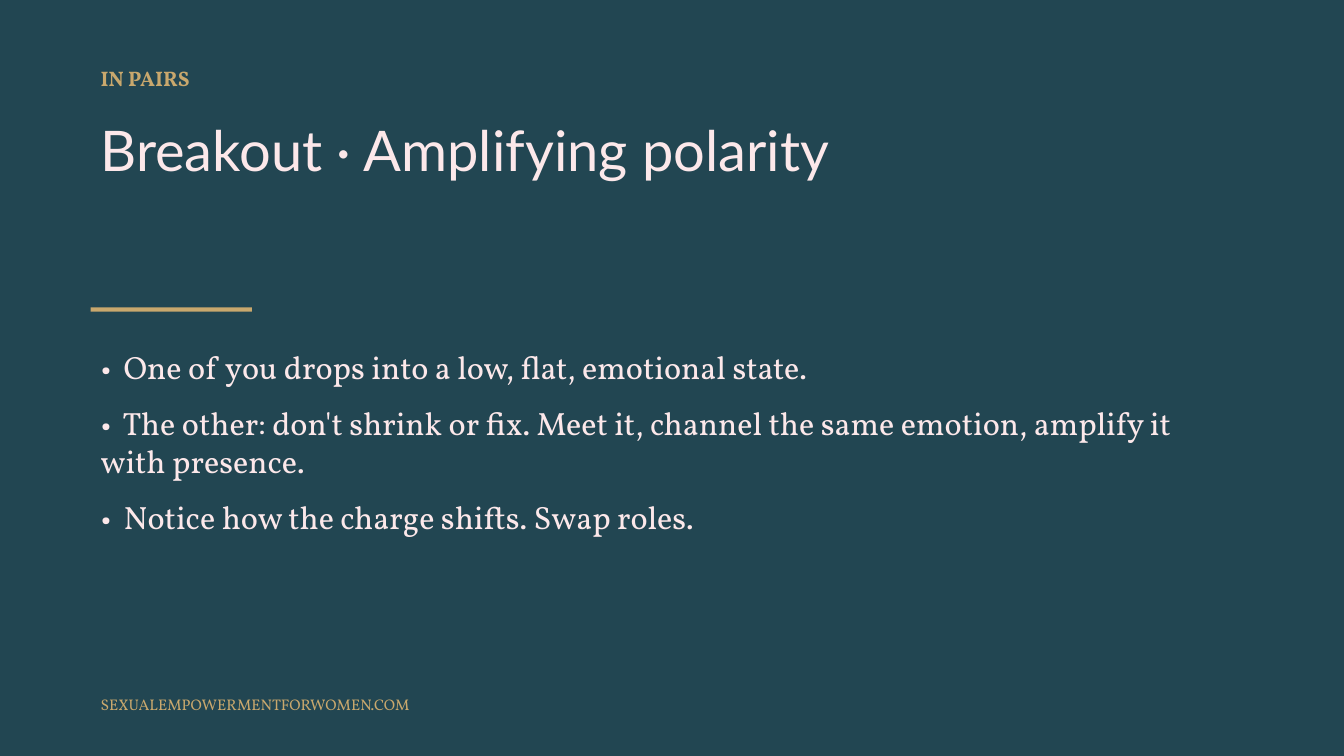
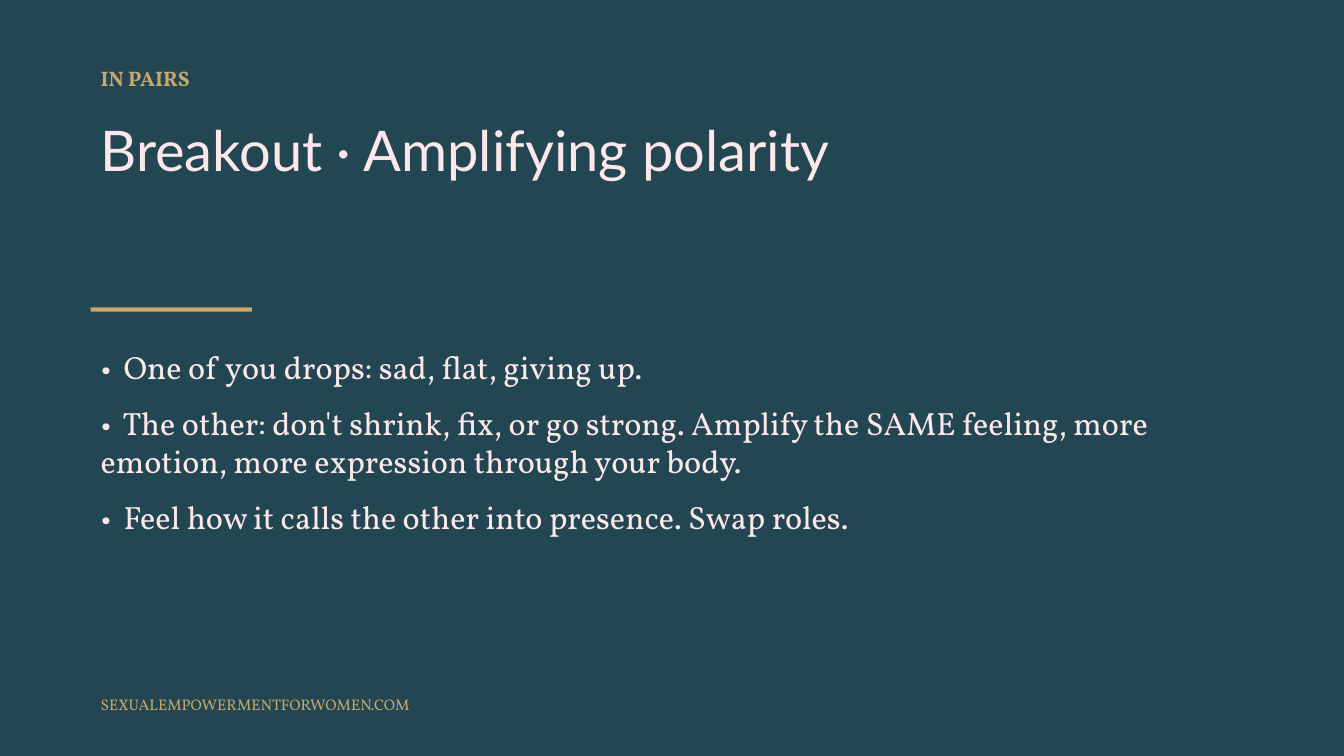
Before and after one commit to tarisha-starr/GitHub-folder, a slide deck: slide 23 of content/sessions/slides/Polarity-and-Attraction.pptx (slide 22 before the commit). Drawn at 1344x756 pixels with LibreOffice and Linux fonts; fonts in the diff are those of the drawing. Boxes give left, top, right and bottom in pixels: in the first picture for what was removed or moved away, otherwise in the second. Text is boxed around its words. In the diff, an @@ line names an element or a change of style, - is before the commit and + after.

```diff
--- a/content/sessions/slides/Polarity-and-Attraction.pptx
+++ b/content/sessions/slides/Polarity-and-Attraction.pptx
@@ text at <box>101,356,1147,537</box>: text changed @@
-• One of you drops into a low, flat, emotional state.
-• The other: don't shrink or fix. Meet it, channel the same emotion, amplify it with presence.
-• Notice how the charge shifts. Swap roles.
+• One of you drops: sad, flat, giving up.
+• The other: don't shrink, fix, or go strong. Amplify the SAME feeling, more emotion, more expression through your body.
+• Feel how it calls the other into presence. Swap roles.
```
Also in this commit, not shown: 5 other slides changed, 2 slides added, 1 slide removed, 1 other file.
